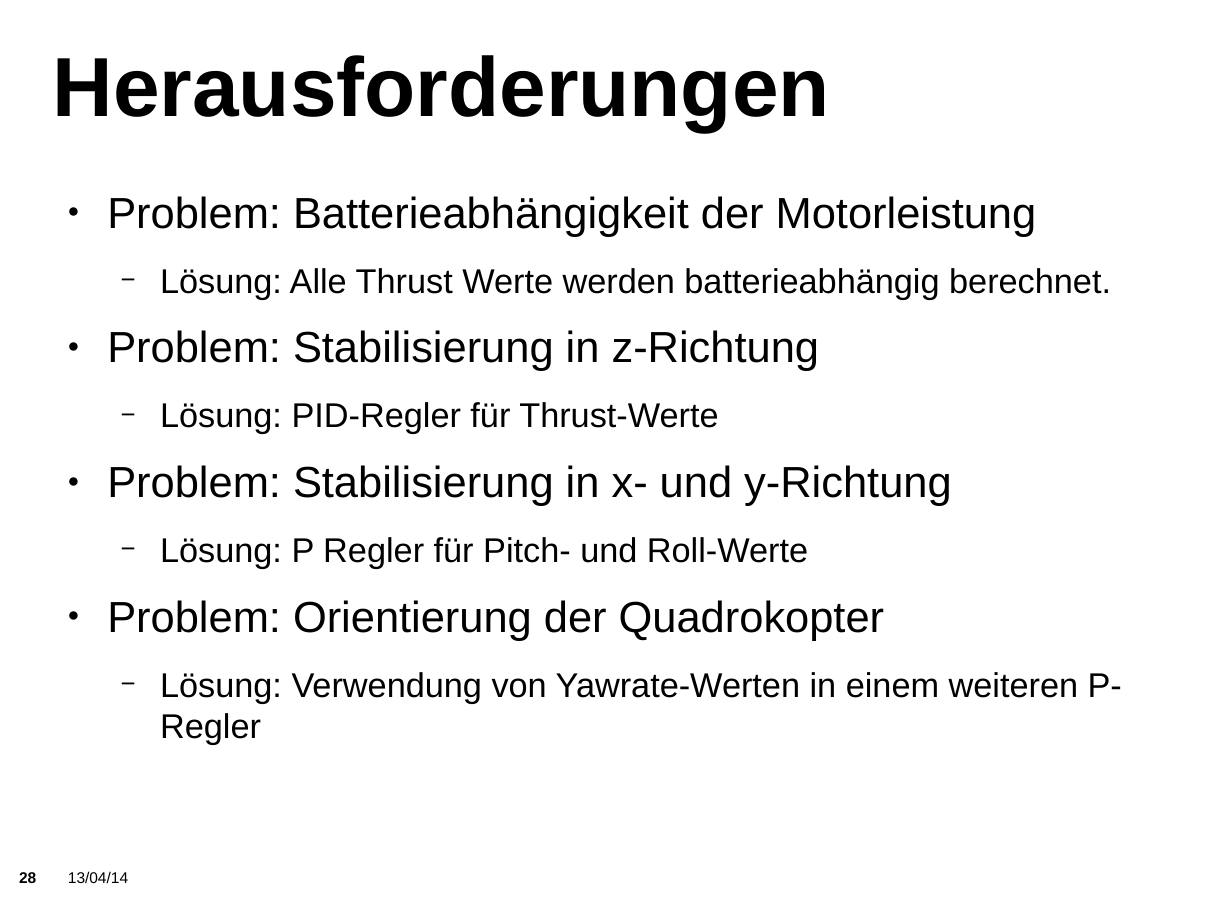
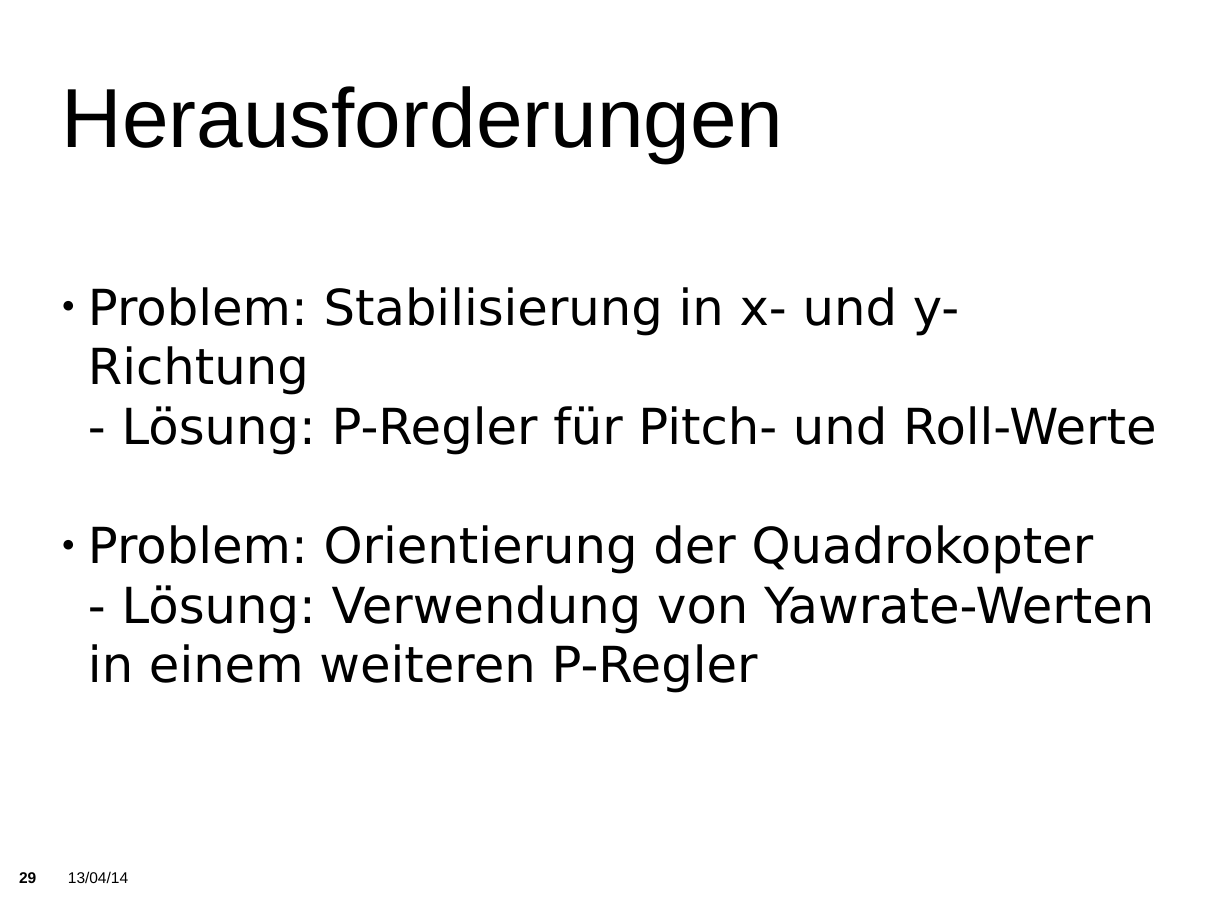
Before and after one commit to KITrokopter/Presentation, a slide deck: slide 29 of PresentationInTotal v0.1.odp (slide 28 before the commit). Drawn at 1232x924 pixels with LibreOffice and Linux fonts; fonts in the diff are those of the drawing; background and template pictures are left out. Boxes give left, top, right and bottom in pixels: in the first picture for what was removed or moved away, otherwise in the second. Text is boxed around its words. In the diff, an @@ line names an element or a change of style, - is before the commit and + after.

```diff
--- a/PresentationInTotal v0.1.odp
+++ b/PresentationInTotal v0.1.odp
@@ title "Herausforderungen": place and size @@
-title "Herausforderungen" at (53,55,830,131)
+title "Herausforderungen" at (62,86,784,163)
@@ title "Herausforderungen" at (62,86,784,163): bold off @@
@@ subtitle at (107,196,1037,434): paragraphs removed @@
-● Problem: Batterieabhängigkeit der Motorleistung
-  − Lösung: Alle Thrust Werte werden batterieabhängig berechnet.
-● Problem: Stabilisierung in z-Richtung
-  − Lösung: PID-Regler für Thrust-Werte
@@ subtitle "Problem: Stabilisierung in x- und ...": place and size @@
-subtitle "Problem: Stabilisierung in x- und ..." at (107,196,1122,744)
+subtitle "Problem: Stabilisierung in x- und ..." at (88,287,1156,693)
@@ subtitle "Problem: Stabilisierung in x- und ..." at (88,287,1156,693): vertical alignment top to middle @@
@@ subtitle at (88,287,1094,574): size 28 to 32 pt, font Arial to DejaVu Sans in "Problem: Stabilisierung in x- und y-Richtung", "Problem: Orientierung der Quadrokopter"; indent changed; less space between paragraphs @@
@@ subtitle at (122,406,1156,455): text changed; size 22.1 to 32 pt; font Arial to DejaVu Sans @@
-  − Lösung: P Regler für Pitch- und Roll-Werte
+- Lösung: P-Regler für Pitch- und Roll-Werte
@@ subtitle at (88,585,1154,693): text changed; size 22.1 to 32 pt; font Arial to DejaVu Sans @@
-  − Lösung: Verwendung von Yawrate-Werten in einem weiteren P-Regler
+- Lösung: Verwendung von Yawrate-Werten in einem weiteren P-Regler
```
Also in this commit, not shown: 3 other slides changed, 1 slide added, 1 other file.
